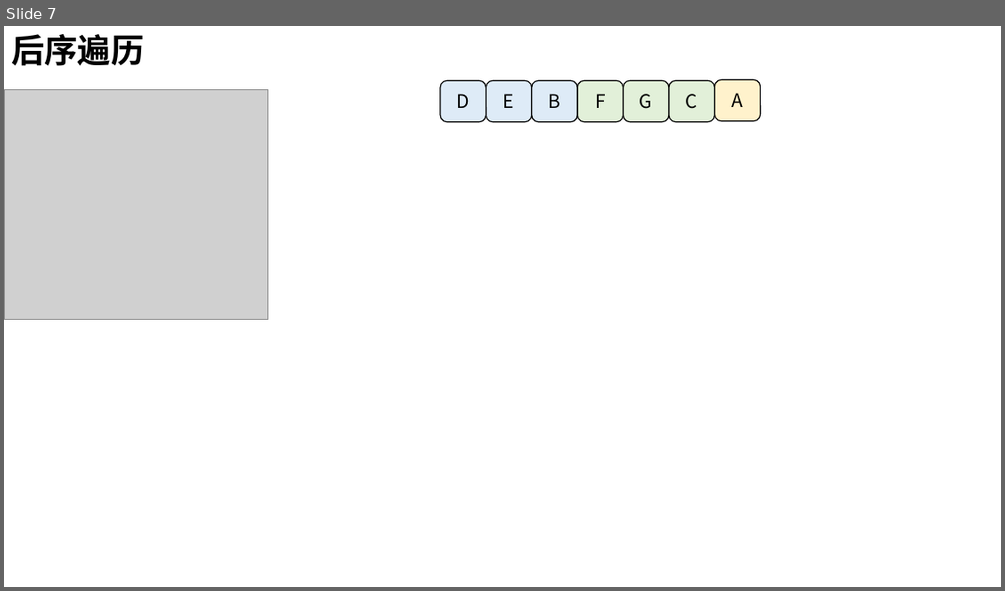
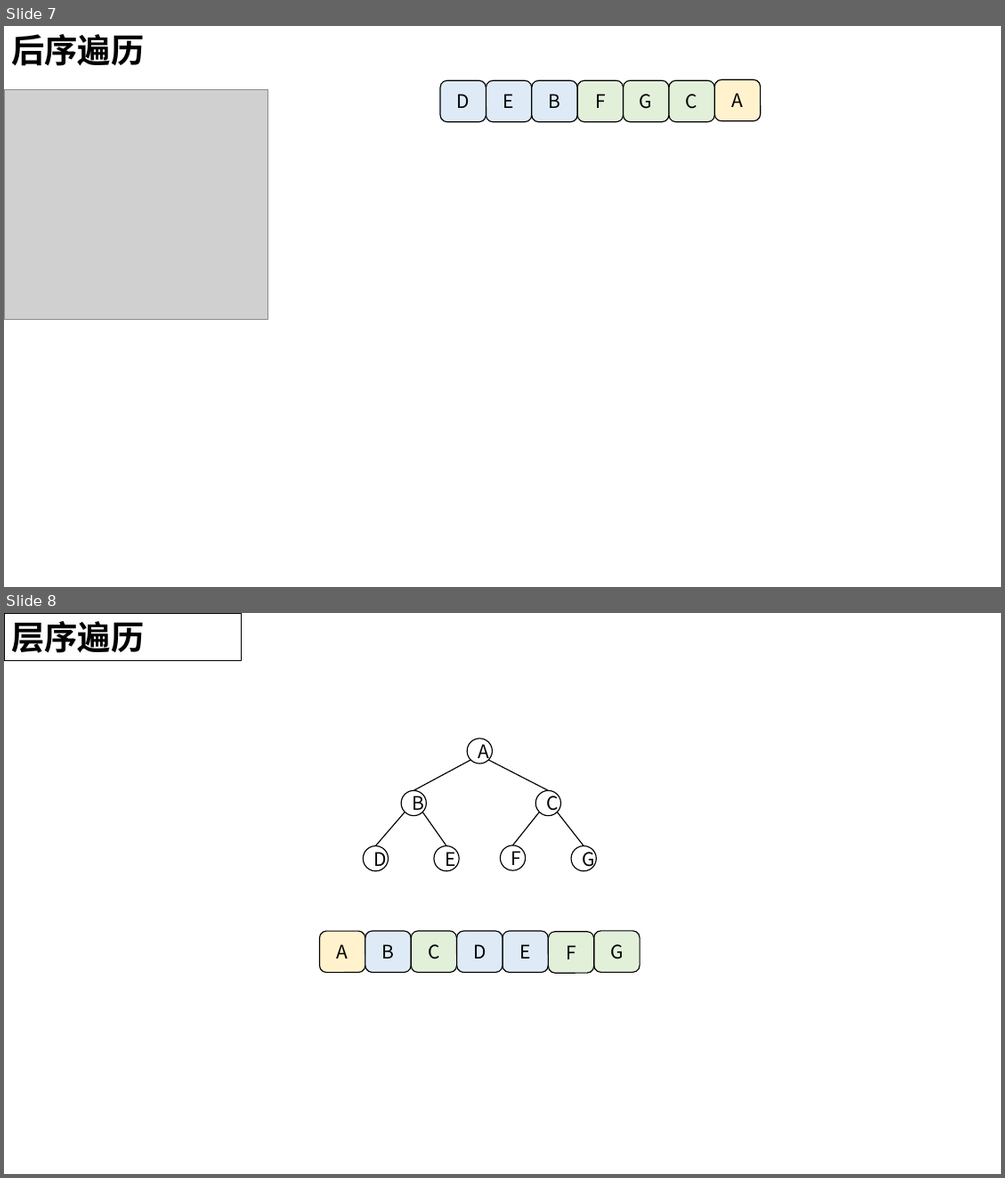
Before and after one commit to ShiMengjie/LeetCode, a slide deck: PPT/二叉树遍历问题.pptx. Shown one above the other, each under a label of ours: slide 7 before the commit, slides 7 and 8 after it. The pictures are 1005x591 and 1005x1178 pixels, drawn with LibreOffice and Linux fonts; fonts in the diff are those of the drawing; grey boxes stand for pictures; background and template pictures are left out. Boxes give left, top, right and bottom in pixels: in the first picture for what was removed or moved away, otherwise in the second. Text is boxed around its words. In the diff, an @@ line names an element or a change of style, - is before the commit and + after.

```diff
--- a/PPT/二叉树遍历问题.pptx
+++ b/PPT/二叉树遍历问题.pptx
@@ slide 8 added at (4,613,1001,1174), background #FFFFFF @@
@@ rectangle added at (4,613,241,661), outline #000000 1 pt, 32 pt, text #000000, bold @@
+层序遍历
@@ ellipse added at (467,738,493,764), outline #000000 1 pt, 18 pt, text #000000 @@
+A
@@ line added from (413, 790) to (470, 760), #000000 1 pt @@
@@ line added from (488, 760) to (549, 790), #000000 1 pt @@
@@ ellipse added at (401,790,427,816), outline #000000 1 pt, 18 pt, text #000000 @@
+B
@@ ellipse added at (535,790,561,816), outline #000000 1 pt, 18 pt, text #000000 @@
+C
@@ line added from (404, 811) to (376, 845), #000000 1 pt @@
@@ line added from (423, 811) to (446, 845), #000000 1 pt @@
@@ line added from (512, 845) to (540, 811), #000000 1 pt @@
@@ line added from (558, 811) to (583, 845), #000000 1 pt @@
@@ ellipse added at (363,845,388,871), outline #000000 1 pt, 18 pt, text #000000 @@
+D
@@ ellipse added at (434,845,460,871), outline #000000 1 pt, 18 pt, text #000000 @@
+E
@@ ellipse added at (501,845,526,871), outline #000000 1 pt, 18 pt, text #000000 @@
+F
@@ ellipse added at (571,845,596,871), outline #000000 1 pt, 18 pt, text #000000 @@
+G
@@ rounded rectangle added at (320,931,365,972), fill #FFF2CC, outline #000000 1 pt, 18 pt, text #000000 @@
+A
@@ rounded rectangle added at (365,931,411,972), fill #DEEBF7, outline #000000 1 pt, 18 pt, text #000000 @@
+B
@@ rounded rectangle added at (411,931,456,972), fill #E2F0D9, outline #000000 1 pt, 18 pt, text #000000 @@
+C
@@ rounded rectangle added at (457,931,502,972), fill #DEEBF7, outline #000000 1 pt, 18 pt, text #000000 @@
+D
@@ rounded rectangle added at (502,931,549,972), fill #DEEBF7, outline #000000 1 pt, 18 pt, text #000000 @@
+E
@@ rounded rectangle added at (549,932,594,973), fill #E2F0D9, outline #000000 1 pt, 18 pt, text #000000 @@
+F
@@ rounded rectangle added at (594,931,639,972), fill #E2F0D9, outline #000000 1 pt, 18 pt, text #000000 @@
+G
```
Also in this commit, not shown: 3 other files.
